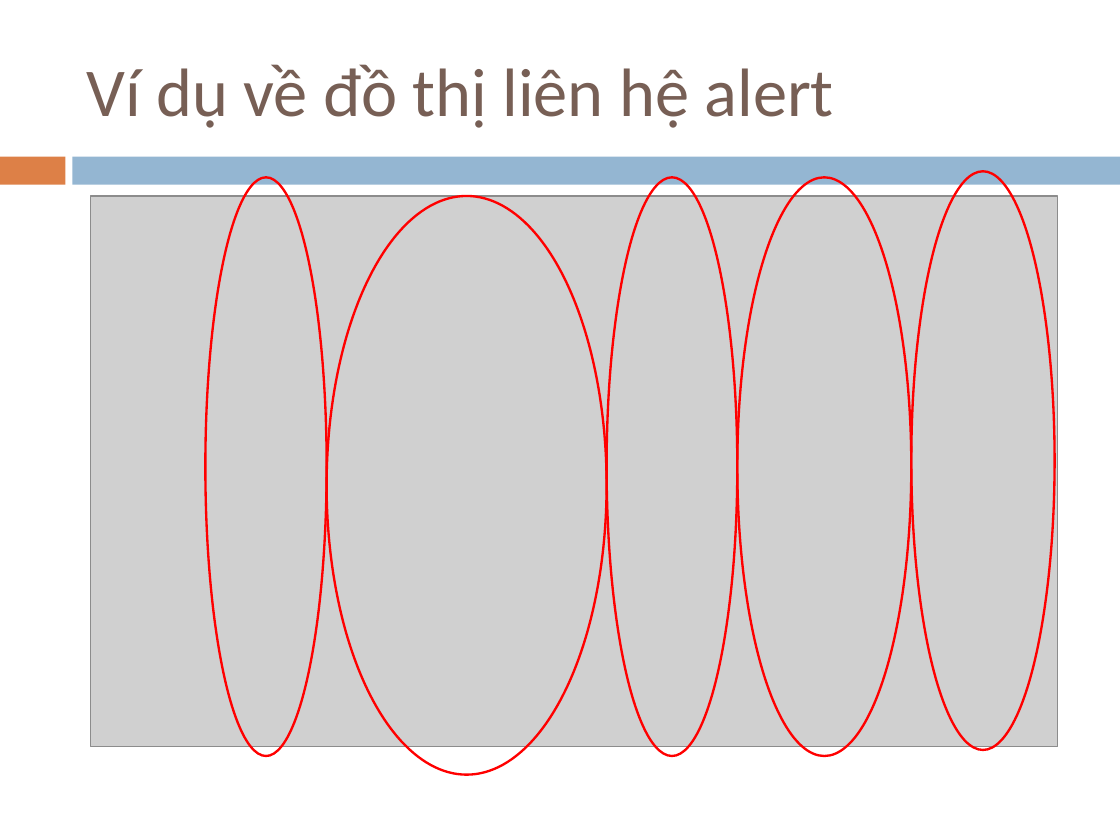
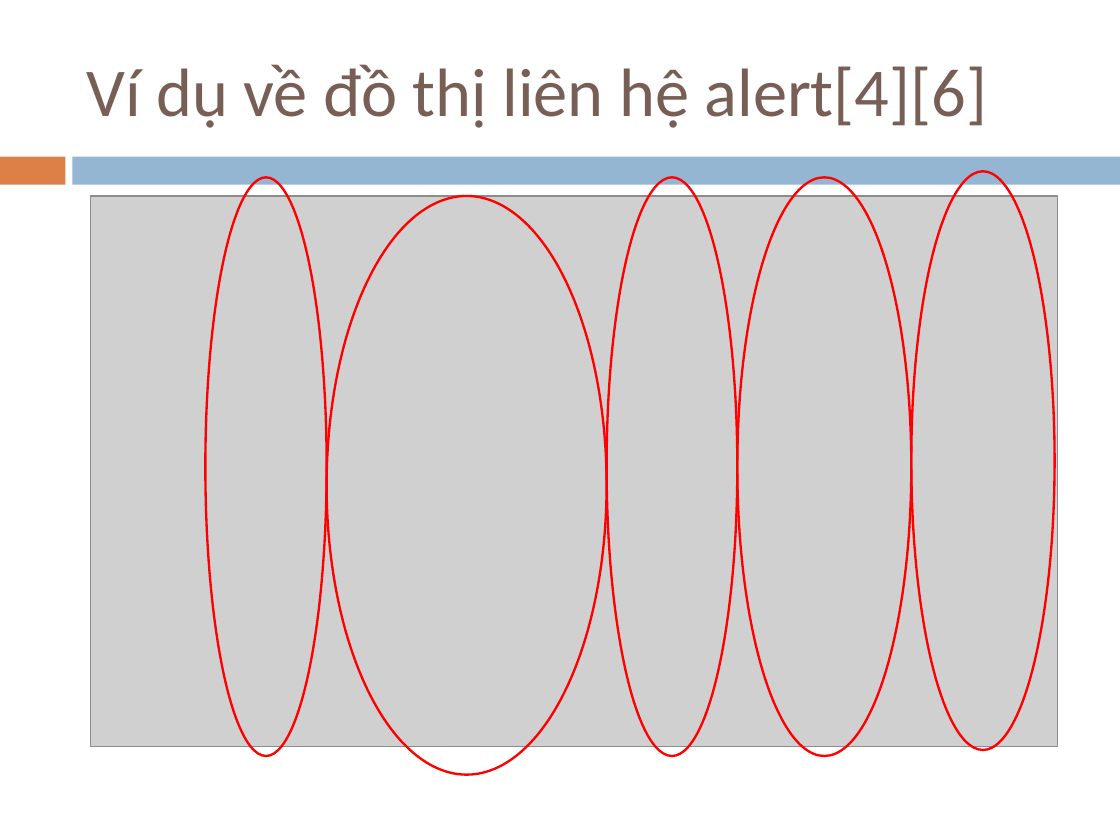
Before and after one commit to zedster27/secviz, a slide deck: slide 55 of Slides/DAMH1.ppt. Drawn at 1120x840 pixels with LibreOffice and Linux fonts; fonts in the diff are those of the drawing; grey boxes stand for pictures. Boxes give left, top, right and bottom in pixels: in the first picture for what was removed or moved away, otherwise in the second. Text is boxed around its words. In the diff, an @@ line names an element or a change of style, - is before the commit and + after.

Commit message:
MODIFY \trunk\Slides\DAMH1.ppt Slides 49-55,75 Unknown error. Add references again!

```diff
--- a/Slides/DAMH1.ppt
+++ b/Slides/DAMH1.ppt
@@ title at bbox=[86, 64, 987, 128]: text changed @@
-Ví dụ về đồ thị liên hệ alert
+Ví dụ về đồ thị liên hệ alert[4][6]
```
Also in this commit, not shown: 7 other slides changed.
